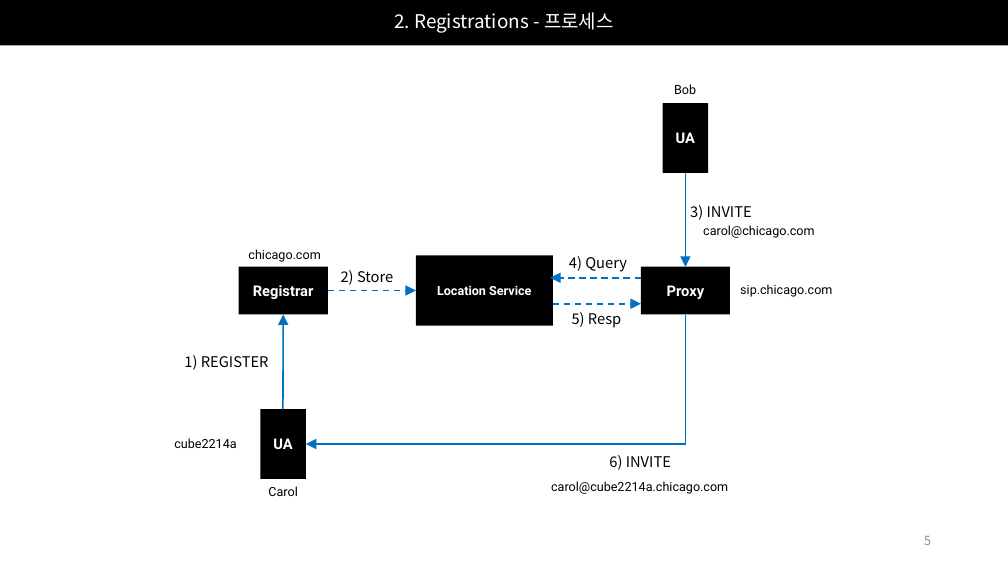
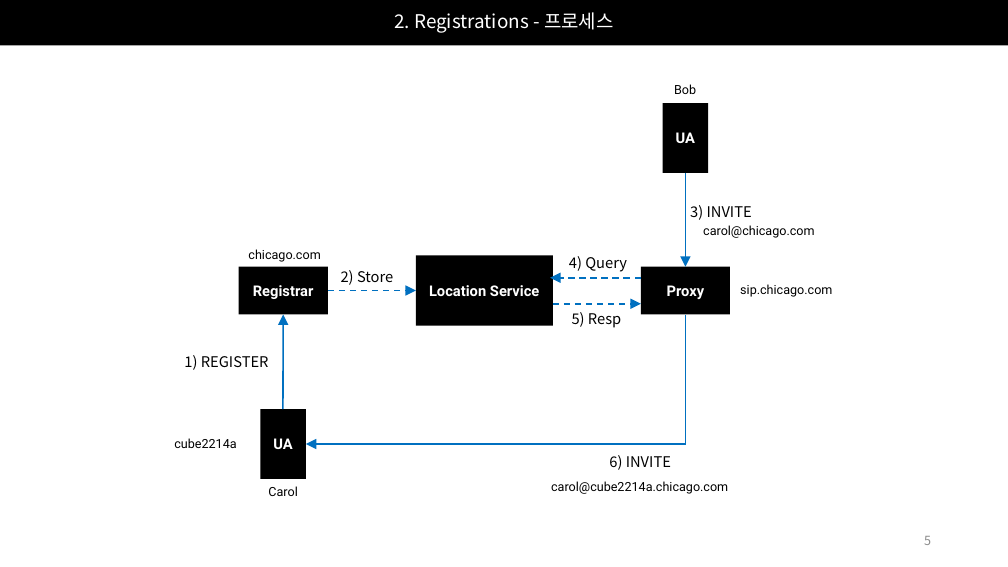
Before and after one commit to Epsilonely/SIP-Survey, a slide deck: slide 5 of 세미나 2차.pptx. Drawn at 1008x567 pixels with LibreOffice and Linux fonts; fonts in the diff are those of the drawing. Boxes give left, top, right and bottom in pixels: in the first picture for what was removed or moved away, otherwise in the second. Text is boxed around its words. In the diff, an @@ line names an element or a change of style, - is before the commit and + after.

```diff
--- a/세미나 2차.pptx
+++ b/세미나 2차.pptx
@@ rectangle "Location Service" at [416,256,553,326]: size 12 to 14 pt @@
```
Also in this commit, not shown: 4 other slides changed, 11 slides added, 1 slide removed.
